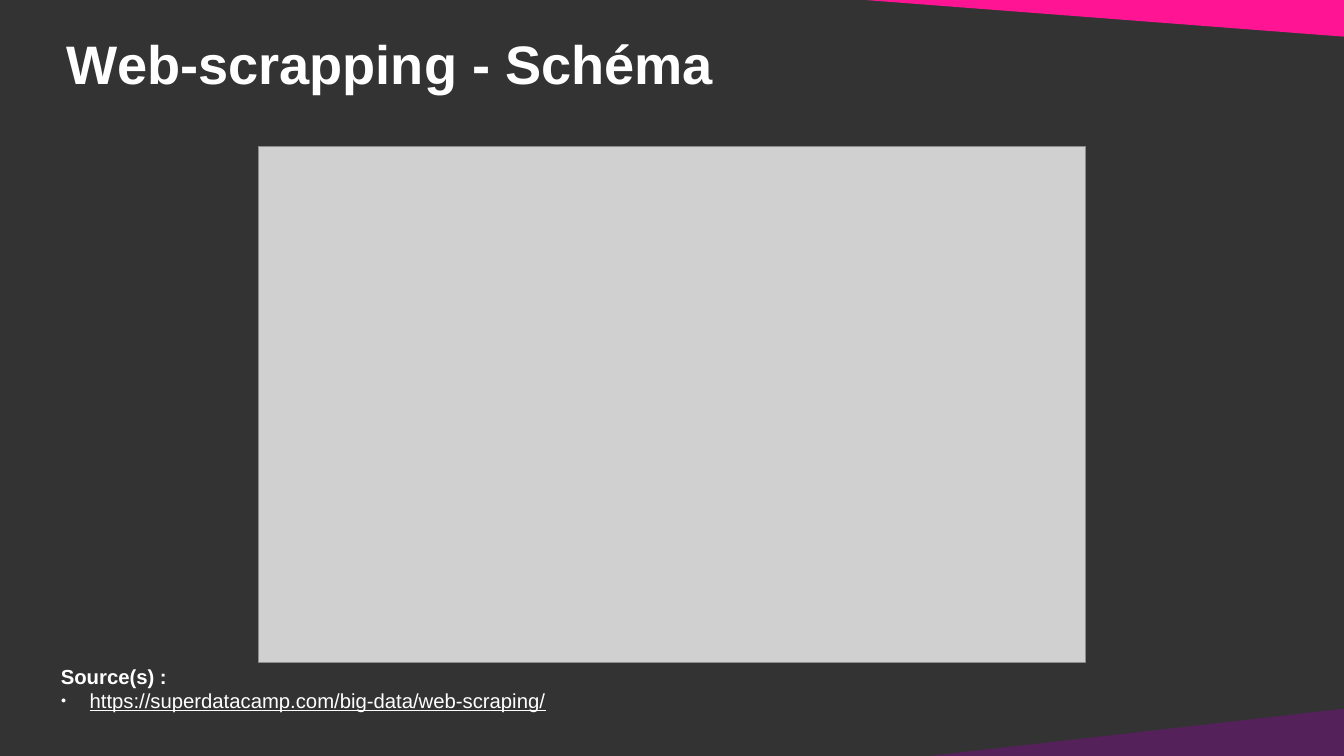
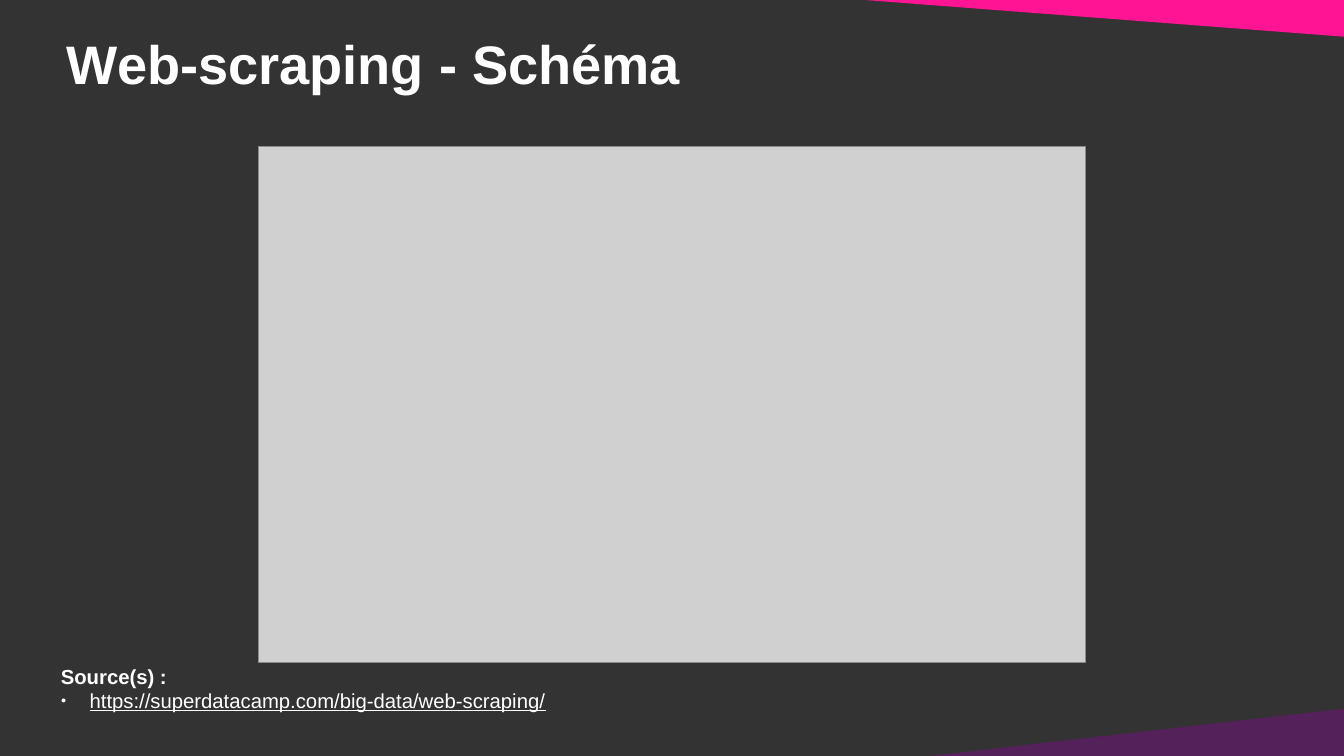
Before and after one commit to DanYellow/cours, a slide deck: slide 8 of data-journalisme-s4/travaux-pratiques/numero-2/presentation.odp. Drawn at 1344x756 pixels with LibreOffice and Linux fonts; fonts in the diff are those of the drawing; grey boxes stand for pictures. Boxes give left, top, right and bottom in pixels: in the first picture for what was removed or moved away, otherwise in the second. Text is boxed around its words. In the diff, an @@ line names an element or a change of style, - is before the commit and + after.

```diff
--- a/data-journalisme-s4/travaux-pratiques/numero-2/presentation.odp
+++ b/data-journalisme-s4/travaux-pratiques/numero-2/presentation.odp
@@ title at box(67, 44, 680, 93): text changed @@
-Web-scrapping - Schéma
+Web-scraping - Schéma
```
Also in this commit, not shown: 5 other slides changed, 1 other file.
